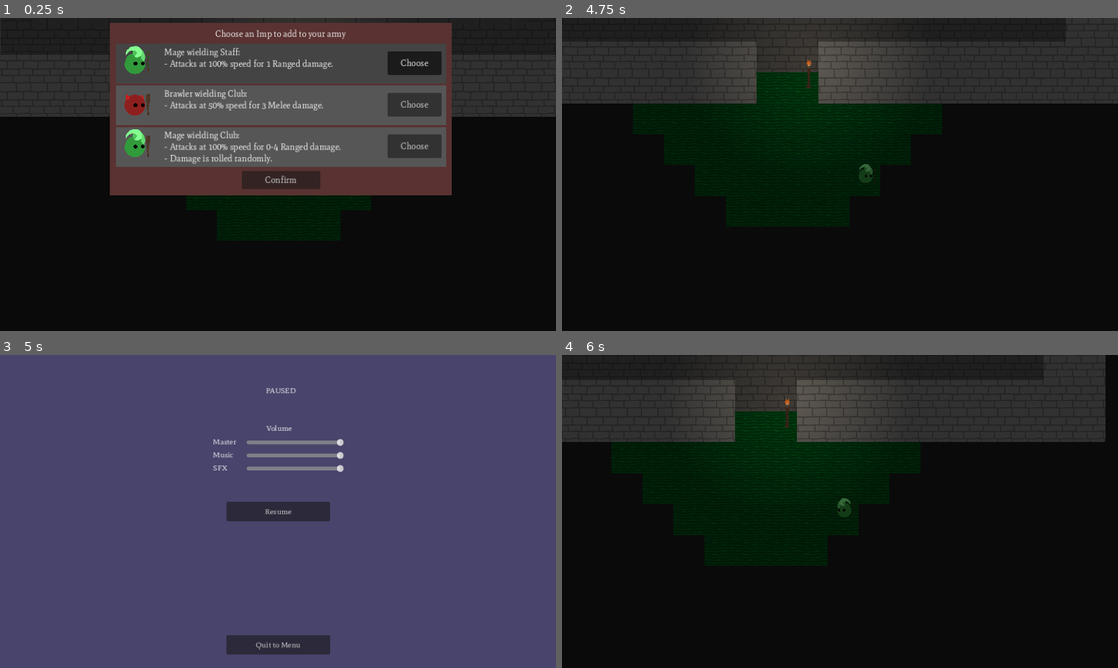
Above: before the commit, frames 1-4 (two rows, left to right).
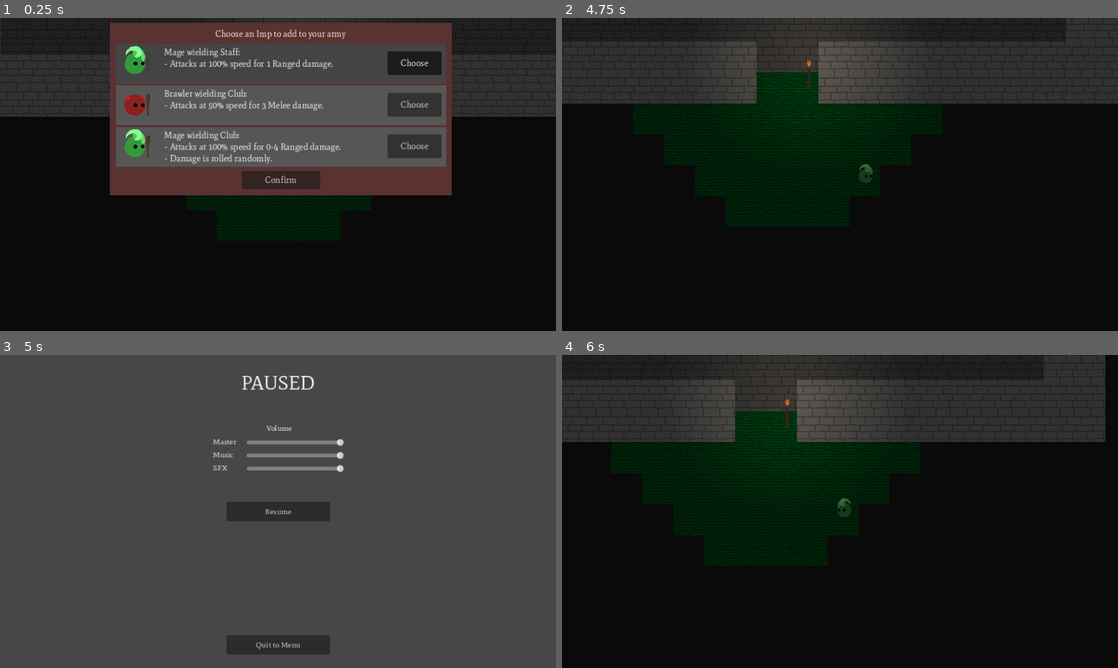
Above: after the commit, the same moments.

Repository: HoneyPony/impish-descent-future
Game: Godot game, scene res://levels/level1.tscn
Same seed, same stepped clock (60 frames per second), same inputs: the game is played once before the commit and once after it.
Inputs (mouse positions are in pixels of both pictures, inside the frame that each line leads up to):
- Up to frame 1 (0.25 s): no input
- Up to frame 2 (4.75 s): click "Confirm" at 0.5 s; move the mouse to (962, 158) at 1.27 s; hold D (player_right) 1.28-2.03 s; move the mouse to (728, 190) at 2.02 s; move the mouse to (895, 105) at 2.77 s; hold D (player_right) 2.78-4.28 s; move the mouse to (812, 237) at 3.52 s; move the mouse to (1006, 221) at 4.27 s
- Up to frame 3 (5 s): tap Escape (pause_button) at 4.9 s
- Up to frame 4 (6 s): move the mouse to (673, 464) at 5.02 s; click "Resume" at 5.75 s

Frames 1-2 are identical in both runs. In frame 3, 97% of the frame differs, in the area x 0-100%, y 0-100%; in frame 4, nothing differs.

Commit message:
pause menu fixes etc

Diff:
--- a/ui/MainMenu.gd
+++ b/ui/MainMenu.gd
@@ -10,4 +10,5 @@
 	GS.reset_game_state()
 	# Restart msuic
 	Sounds.get_node("GameMusic").seek(0)
+	print(Sounds.get_node("GameMusic").playing)
 	SceneTransition.change_scene(GS.levels[0])
--- a/ui/PauseMenu.gd
+++ b/ui/PauseMenu.gd
@@ -22,7 +22,8 @@
 
 func _on_QuitButton_pressed():
 	unpause()
-	get_tree().change_scene_to_packed(GS.MainMenu)
+	#get_tree().change_scene_to_packed(GS.MainMenu)
+	SceneTransition.change_scene(GS.MainMenu)
 
 func _process(delta):
 	if Input.is_action_just_pressed("pause_button"):
--- a/ui/PauseMenu.tscn
+++ b/ui/PauseMenu.tscn
@@ -14,7 +14,7 @@
 anchor_right = 1.0
 anchor_bottom = 1.0
 theme = ExtResource("3")
-color = Color(0.280318, 0.266399, 0.420266, 1)
+color = Color(0.28, 0.28, 0.28, 1)
 
 [node name="ResumeButton" type="Button" parent="ColorRect"]
 layout_mode = 1
@@ -61,13 +61,16 @@
 grow_vertical = 2
 
 [node name="Label" type="Label" parent="ColorRect"]
-layout_mode = 0
+layout_mode = 1
+anchors_preset = 5
 anchor_left = 0.5
 anchor_right = 0.5
-offset_left = -25.5
-offset_top = 63.0
-offset_right = 25.5
-offset_bottom = 77.0
+offset_left = -76.0
+offset_top = 33.0
+offset_right = 76.0
+offset_bottom = 83.0
+grow_horizontal = 2
+theme_override_font_sizes/font_size = 40
 text = "PAUSED"
 
 [connection signal="pressed" from="ColorRect/ResumeButton" to="." method="_on_ResumeButton_pressed"]
Not shown, changed: sounds/game_music.ogg
